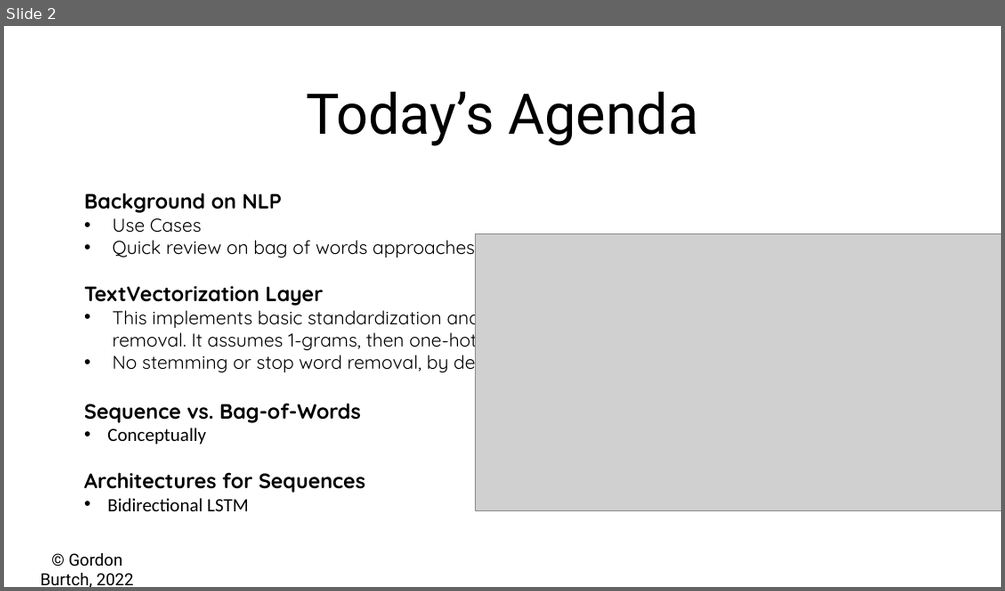
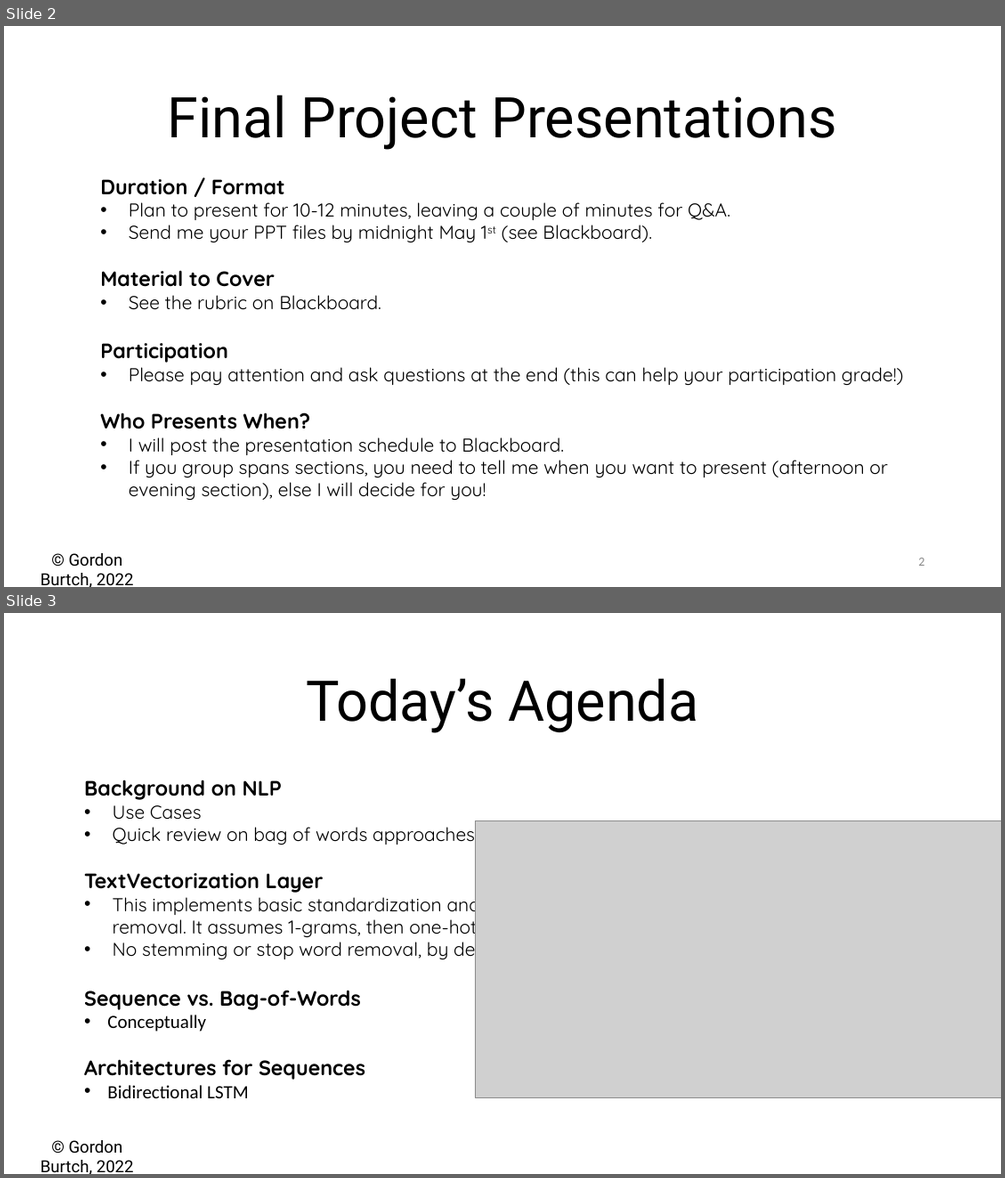
Before and after one commit to gburtch/BA865-2023, a slide deck: Lecture Materials/E/7_b - RNNs for Text.pptx. Shown one above the other, each under a label of ours: slide 2 before the commit, slides 2 and 3 after it. The pictures are 1005x591 and 1005x1178 pixels, drawn with LibreOffice and Linux fonts; fonts in the diff are those of the drawing; grey boxes stand for pictures. Boxes give left, top, right and bottom in pixels: in the first picture for what was removed or moved away, otherwise in the second. Text is boxed around its words. In the diff, an @@ line names an element or a change of style, - is before the commit and + after.

```diff
--- a/Lecture Materials/E/7_b - RNNs for Text.pptx
+++ b/Lecture Materials/E/7_b - RNNs for Text.pptx
@@ slide 2 added at [4,26,1001,587], background #FFFFFF; not listed: 1 template element that a slide beside it also shows @@
@@ text added at [168,95,836,150], 54 pt, text #000000 @@
+Final Project Presentations
@@ text added at [100,179,904,500], 18 pt, text #000000 @@
+Duration / Format
+• Plan to present for 10-12 minutes, leaving a couple of minutes for Q&A.
+• Send me your PPT files by midnight May 1st (see Blackboard).
+Material to Cover
+• See the rubric on Blackboard.
+Participation
+• Please pay attention and ask questions at the end (this can help your participation grade!)
+Who Presents When?
+• I will post the presentation schedule to Blackboard.
+• If you group spans sections, you need to tell me when you want to present (afternoon or evening section), else I will decide for you!
@@ page number added at [918,557,924,565], 12 pt, text #888888 @@
+2
@@ what was slide 2 is now slide 3 @@
```
Also in this commit, not shown: 2 slides changed, 4 slides removed, 11 other files.
